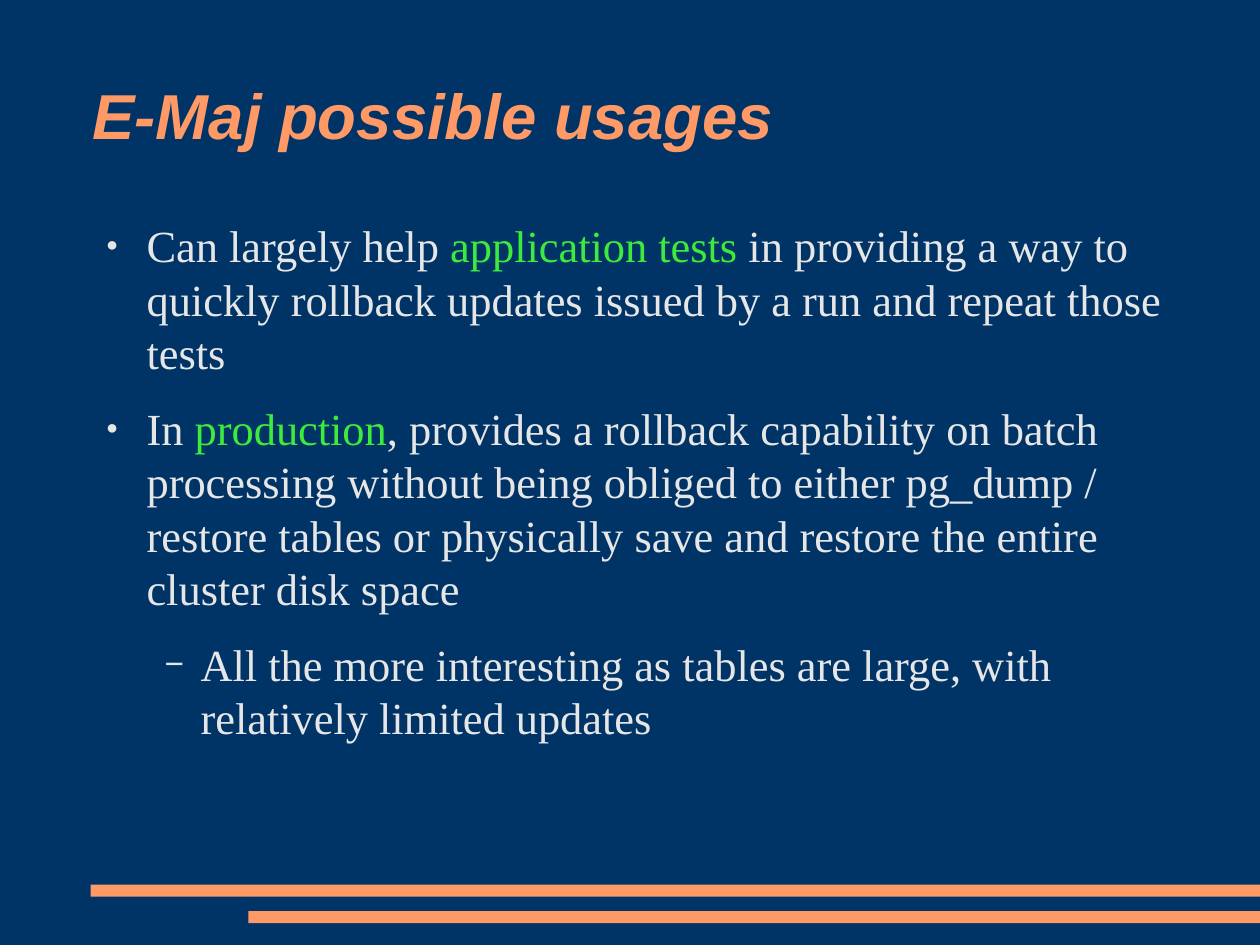
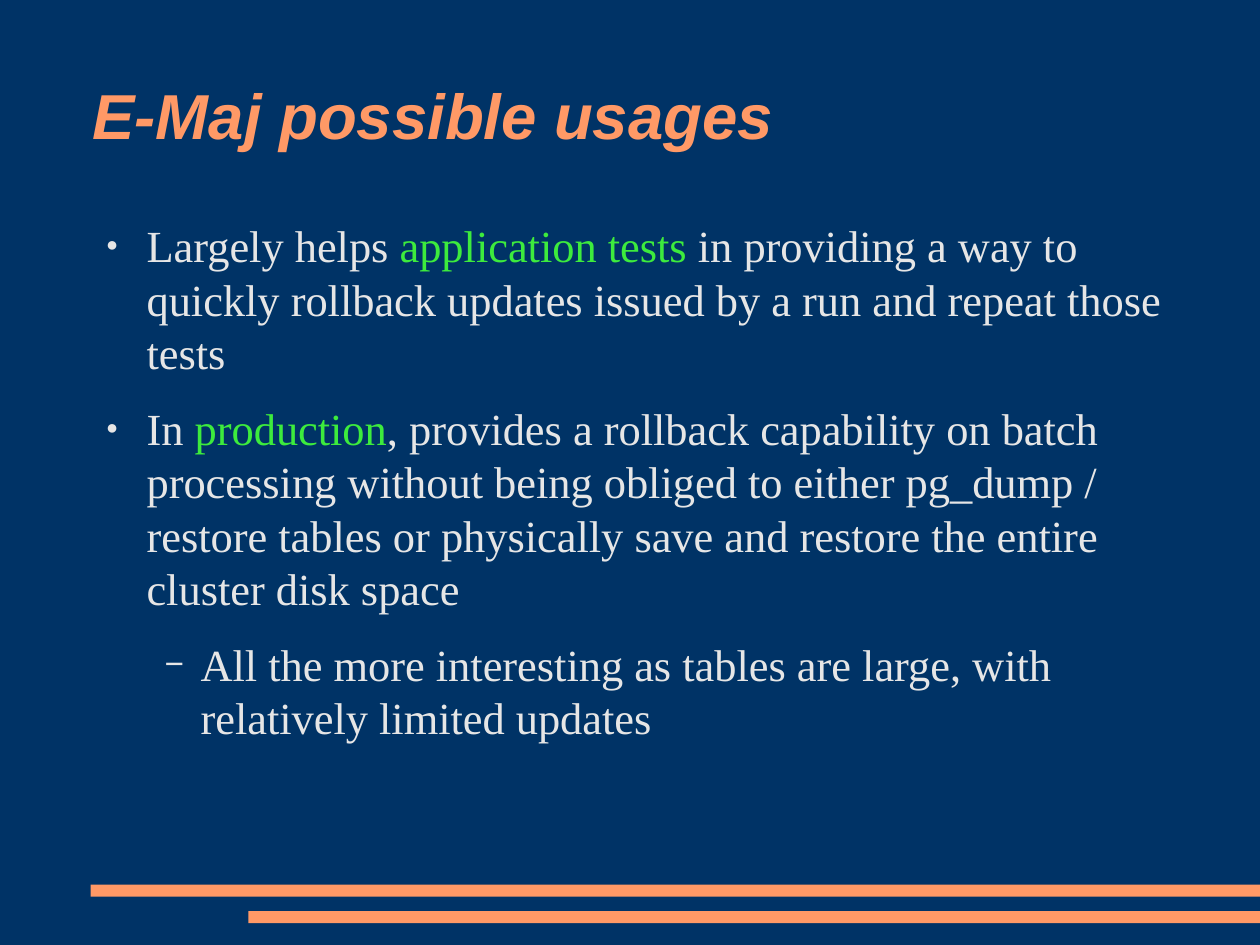
Before and after one commit to beaud76/emaj_doc, a slide deck: slide 19 of Emaj_pres_en.odp (slide 17 before the commit). Drawn at 1260x945 pixels with LibreOffice and Linux fonts; fonts in the diff are those of the drawing. Boxes give left, top, right and bottom in pixels: in the first picture for what was removed or moved away, otherwise in the second. Text is boxed around its words. In the diff, an @@ line names an element or a change of style, - is before the commit and + after.

```diff
--- a/Emaj_pres_en.odp
+++ b/Emaj_pres_en.odp
@@ text at box(147, 231, 1161, 370): text changed @@
-● Can largely help application tests in providing a way to quickly rollback updates issued by a run and repeat those tests
+● Largely helps application tests in providing a way to quickly rollback updates issued by a run and repeat those tests
```
Also in this commit, not shown: 11 other slides changed, 3 slides added, 1 slide removed, 3 other files.
